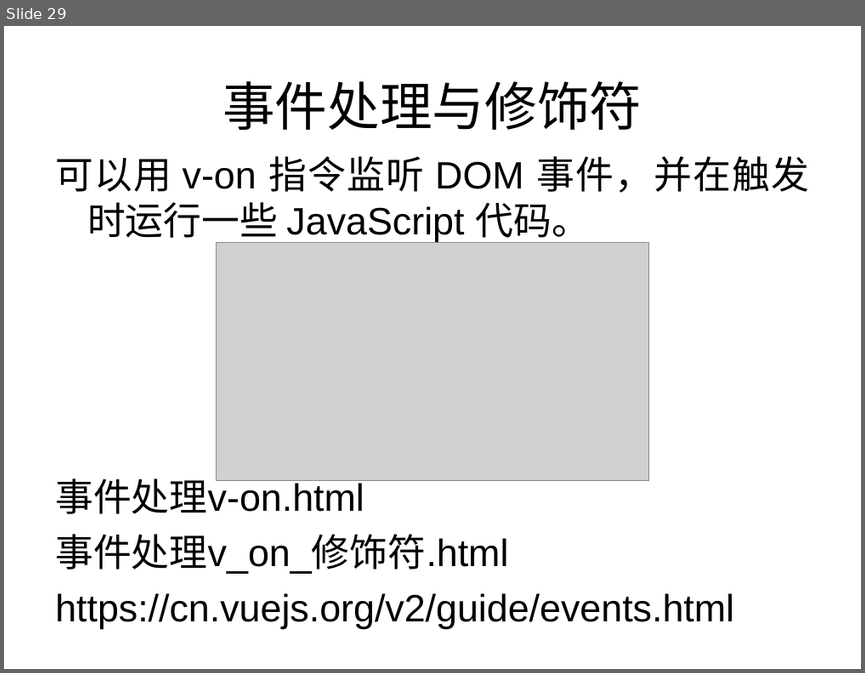
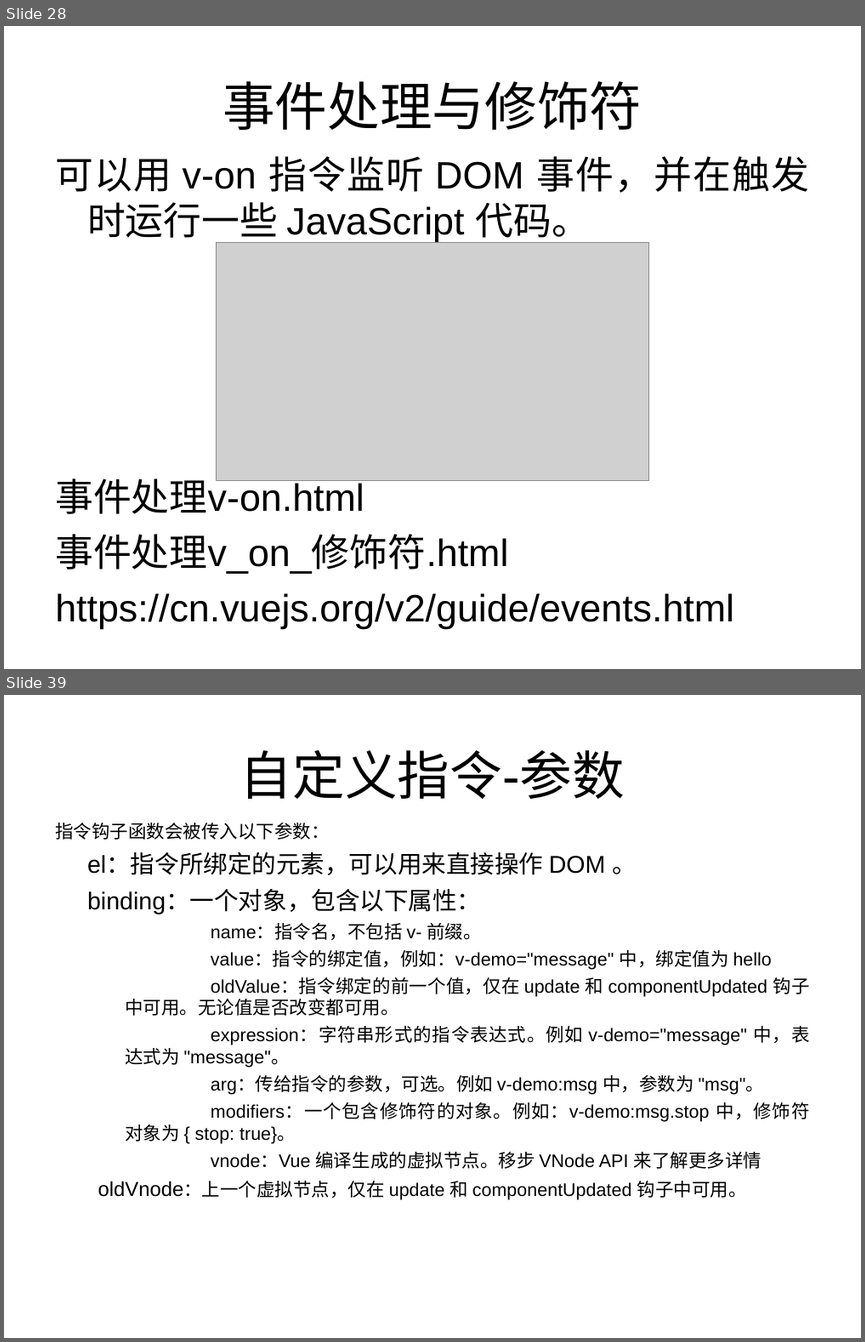
Before and after one commit to zhang13/VueLearn, a slide deck: doc/Vue入坑指南.ppt. Shown one above the other, each under a label of ours: slide 29 before the commit, slides 28 and 39 after it; the slides between them are not shown. The pictures are 865x673 and 865x1342 pixels, drawn with LibreOffice and Linux fonts; fonts in the diff are those of the drawing; grey boxes stand for pictures. Boxes give left, top, right and bottom in pixels: in the first picture for what was removed or moved away, otherwise in the second. Text is boxed around its words. In the diff, an @@ line names an element or a change of style, - is before the commit and + after.

```diff
--- a/doc/Vue入坑指南.ppt
+++ b/doc/Vue入坑指南.ppt
@@ slide 39 added at box(4, 695, 861, 1338), background #FFFFFF @@
@@ title added at box(240, 750, 624, 799), 44 pt, text #000000 @@
+自定义指令-参数
@@ text added at box(55, 823, 810, 1200), 15.3 pt, text #000000 @@
+指令钩子函数会被传入以下参数：
+el：指令所绑定的元素，可以用来直接操作 DOM 。
+binding：一个对象，包含以下属性：
+  name：指令名，不包括 v- 前缀。
+  value：指令的绑定值，例如：v-demo="message" 中，绑定值为 hello
+  oldValue：指令绑定的前一个值，仅在 update 和 componentUpdated 钩子中可用。无论值是否改变都可用。
+  expression：字符串形式的指令表达式。例如 v-demo="message" 中，表达式为 "message"。
+  arg：传给指令的参数，可选。例如 v-demo:msg 中，参数为 "msg"。
+  modifiers：一个包含修饰符的对象。例如：v-demo:msg.stop 中，修饰符对象为 { stop: true}。
+  vnode：Vue 编译生成的虚拟节点。移步 VNode API 来了解更多详情
+  oldVnode：上一个虚拟节点，仅在 update 和 componentUpdated 钩子中可用。
@@ what was slide 29 is now slide 28 @@
```
Also in this commit, not shown: 8 slides changed, 17 other slides added, 4 slides removed, 14 other files.
